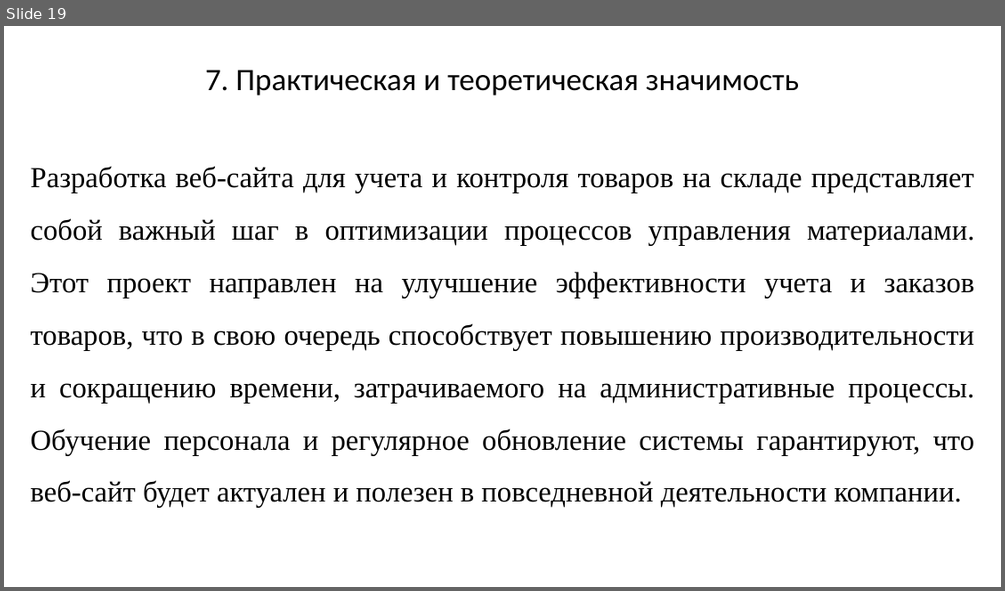
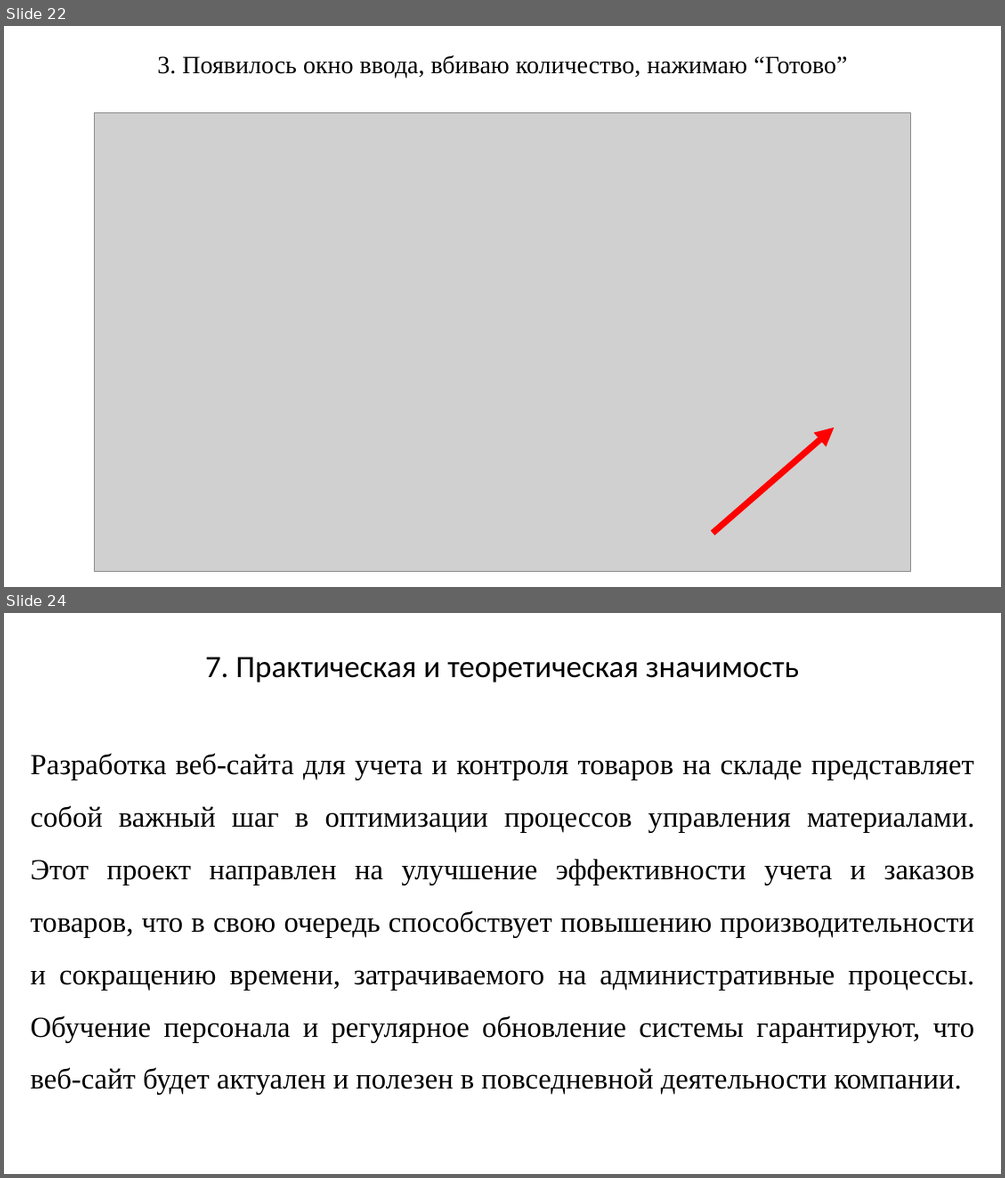
Before and after one commit to k-bar-n/FDB-ar, a slide deck: resources/Мультимедийная презентация.pptx. Shown one above the other, each under a label of ours: slide 19 before the commit, slides 22 and 24 after it; the slides between them are not shown. The pictures are 1005x591 and 1005x1178 pixels, drawn with LibreOffice and Linux fonts; fonts in the diff are those of the drawing; grey boxes stand for pictures. Boxes give left, top, right and bottom in pixels: in the first picture for what was removed or moved away, otherwise in the second. Text is boxed around its words. In the diff, an @@ line names an element or a change of style, - is before the commit and + after.

```diff
--- a/resources/Мультимедийная презентация.pptx
+++ b/resources/Мультимедийная презентация.pptx
@@ slide 22 added at [4,26,1001,587], background #FFFFFF @@
@@ text added at [157,55,847,78], 24 pt, text #000000 @@
+3. Появилось окно ввода, вбиваю количество, нажимаю “Готово”
@@ picture added at [95,112,910,572] @@
@@ arrow added from (713, 533) to (834, 427), #FF0000 6 pt @@
@@ what was slide 19 is now slide 24 @@
```
Also in this commit, not shown: 3 slides changed, 4 other slides added, 2 other files.
